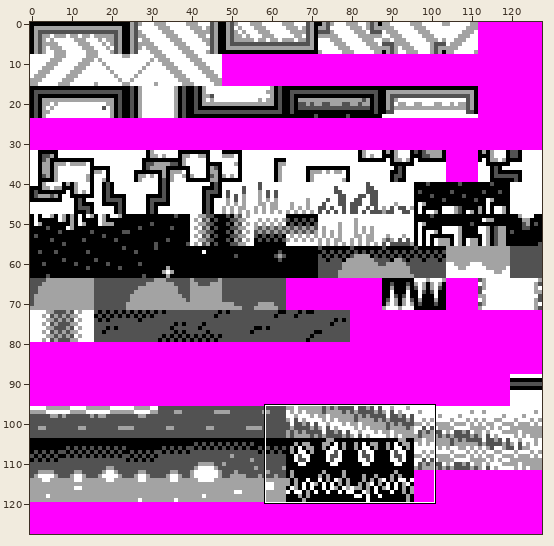
One commit to this sprite sheet: data/tiles.bg.png. Above: a wide view before the commit, with the close-up outlined.
Close-up. Before the edit:
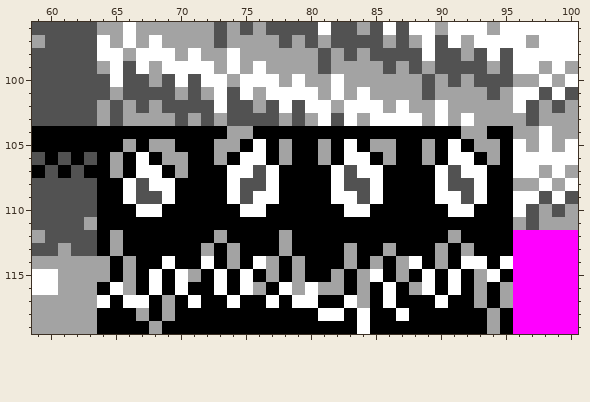
The file is 128x128 pixels. Shown: x 59..100, y 96..119.
The result:
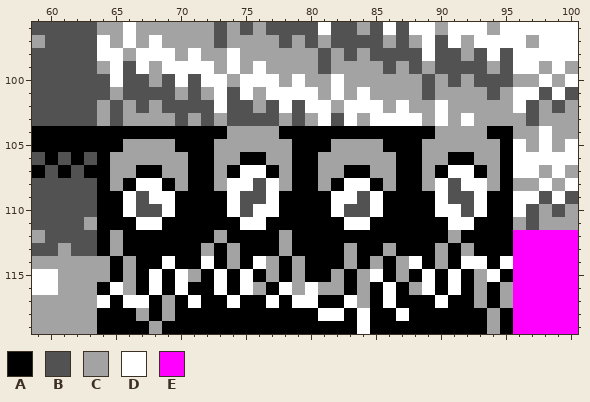
Palette (. is transparent): A #000000  B #525252  C #a3a3a3  D #ffffff  E #ff00ff
Changes in this commit:
The edit turns colour B into colour A in row 107 at x 83.
The edit turns colour C into colour A in row 105 at x 81 and 86.
The edit turns colour D into colour A in row 106 at x 75 to 76 and 91 to 92; in row 107 at x 67 to 68, 74, 77, 84, 90 and 93; in row 108 at x 66, 69, 82 and 85.
The edit turns colour D into colour B in row 109 at x 76 and 91; in row 110 at x 67 to 68, 75, 83 to 84 and 92.
The edit turns colour A into colour C in row 104 at x 76 to 77 and 90 to 91; in row 105 at x 67, 75, 77, 82, 84, 90 and 92; in row 106 at x 66, 68, 74, 77, 82, 85, 90 and 93; in row 107 at x 66, 69, 73, 78, 81, 86, 89 and 94; in row 108 at x 65, 70, 73, 78, 81, 86, 89 and 94.
The edit turns colour D into colour C in row 105 at x 76, 83 and 91; in row 106 at x 67 and 83 to 84; in row 107 at x 82 and 85.
The edit turns colour A into colour D in row 110 at x 66, 69, 74, 77, 82, 85, 90 and 93; in row 111 at x 67 to 68, 75 to 76, 83 to 84 and 91 to 92.
The edit turns colour B into colour D in row 107 at x 76 and 91; in row 108 at x 67, 75, 83 to 84 and 92; in row 109 at x 68.
